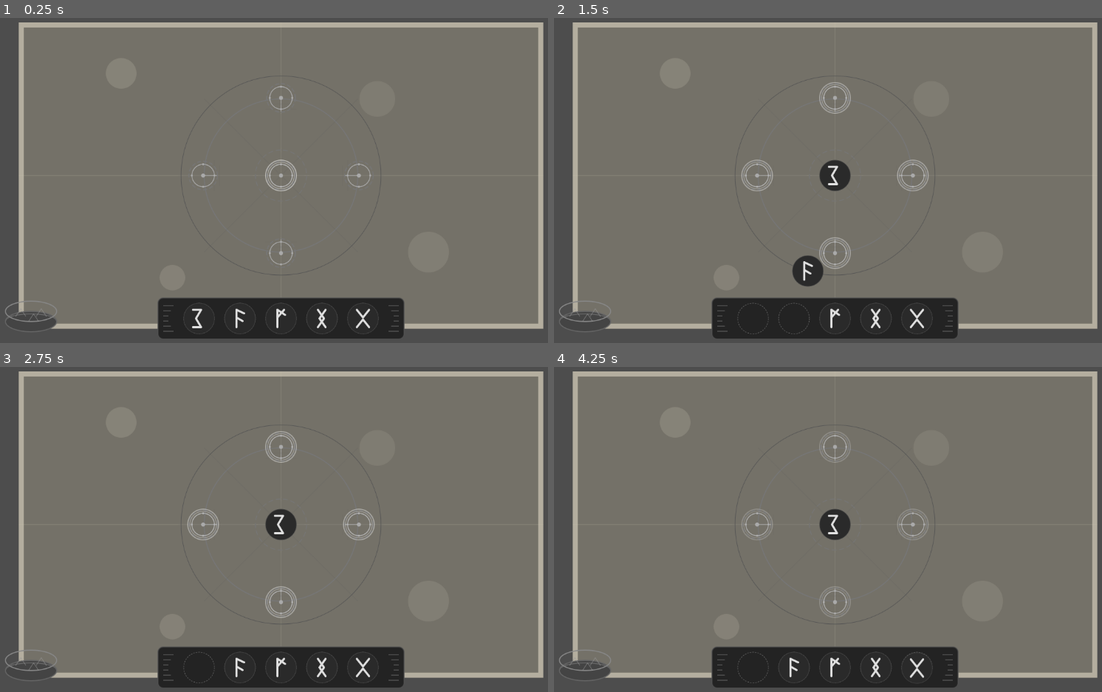
Above: before the commit, frames 1-4 (two rows, left to right).
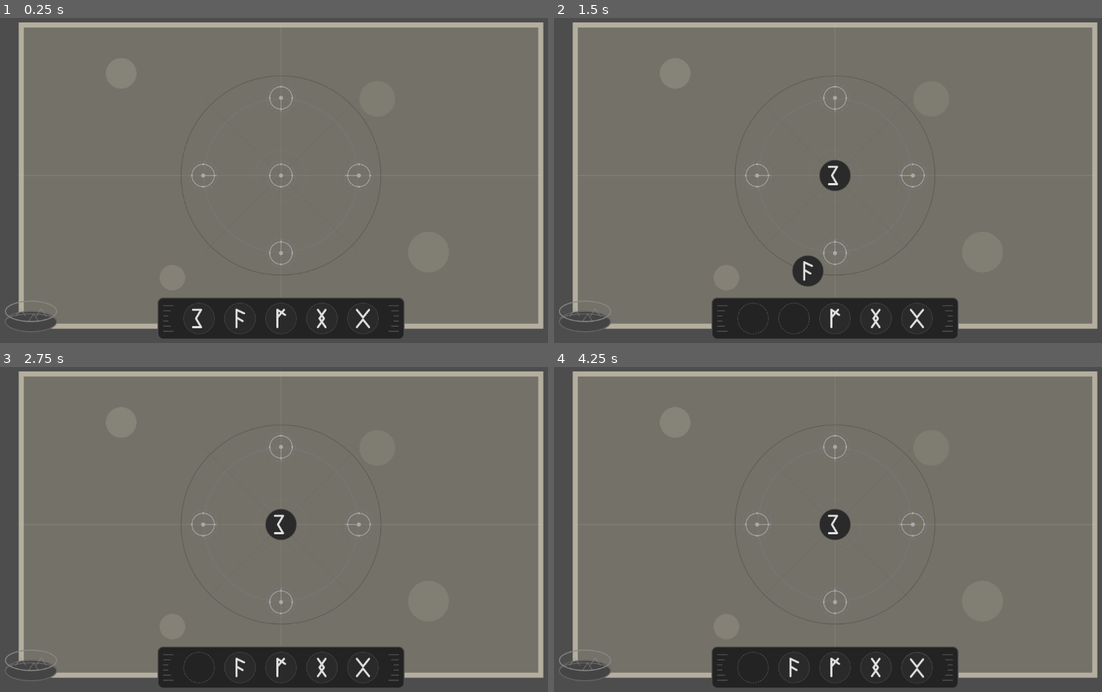
Above: after the commit, the same moments.

Repository: Triysle/wyrdweaver
Game: Godot game, scene res://scenes/first_page.tscn
The game is run twice, just before and just after one commit, with the same random seed, the same clock (stepped at 60 frames per second) and the same inputs.
Inputs (mouse positions are in pixels of both pictures, inside the frame that each line leads up to):
- Up to frame 1 (0.25 s): no input
- Up to frame 2 (1.5 s): tap Enter at 0.5 s; drag from (751, 317) to (833, 174) at 0.52 s; drag from (795, 317) to (833, 174) at 1.27 s
- Up to frame 3 (2.75 s): move the mouse to (279, 666) at 2.02 s; click (279, 666) at 2.17 s
- Up to frame 4 (4.25 s): tap R (reset_game) at 2.75 s; drag from (877, 666) to (833, 448) at 2.77 s; drag from (915, 666) to (910, 523) at 3.52 s

The runs differ from the first frame. In frame 1, 0.1% of the frame differs, in the area x 48-55%, y 43-54%; in frame 2, 0.4%; in frame 3, 0.4%, in the area x 34-69%, y 19-78%; in frame 4, 0.1%.

Commit message:
0.0.3
tutorial removed (for now)

Diff:
--- a/scenes/first_page.tscn
+++ b/scenes/first_page.tscn
@@ -249,9 +249,9 @@
 texture = ExtResource("18_46kgv")
 
 [node name="ResourceParticles" type="CPUParticles2D" parent="ResourceContainer"]
-position = Vector2(0, -136)
+position = Vector2(0, -40)
 emitting = false
-lifetime = 0.55
+lifetime = 0.3
 emission_shape = 1
 emission_sphere_radius = 25.0
 direction = Vector2(-1, 0)
--- a/scripts/FirstPage.gd
+++ b/scripts/FirstPage.gd
@@ -6,17 +6,9 @@
 @onready var rune_tray = $RuneTray
 @onready var resource_container = $ResourceContainer
 
-# Tutorial elements
-@onready var tutorial_hand = $TutorialElements/TutorialHand
-var tutorial_active = true
-
 func _ready():
 	# Connect signals
 	_connect_signals()
-
-	# Start the tutorial if enabled
-	if tutorial_active:
-		start_tutorial()
 
 # Connect all necessary signals
 func _connect_signals():
@@ -36,35 +28,6 @@
 	else:
 		print("ERROR: RuneTray or RuneContainer not found!")
 
-# Start the tutorial sequence
-func start_tutorial():
-	# Check if the tutorial hand exists
-	if not tutorial_hand:
-		print("ERROR: TutorialHand not found!")
-		tutorial_active = false
-		return
-
-	# Check if the nodes we need for the tutorial exist
-	if not rune_tray or not rune_tray.has_node("RuneContainer/RuneSowilo") or not runic_circle or not runic_circle.has_node("CentralNode"):
-		print("ERROR: Required nodes for tutorial not found!")
-		tutorial_active = false
-		return
-
-	# Show the tutorial hand pointing to the central rune
-	show_tutorial_hand(rune_tray.get_node("RuneContainer/RuneSowilo").global_position)
-
-	# Create a moving animation to the central node
-	var tween = create_tween()
-	tween.tween_property(tutorial_hand, "position",
-		runic_circle.get_node("CentralNode").global_position - global_position, 2.0)
-	tween.tween_callback(func(): tutorial_hand.visible = false)
-
-# Show the tutorial hand at a specific position
-func show_tutorial_hand(target_position):
-	if tutorial_hand:
-		tutorial_hand.visible = true
-		tutorial_hand.global_position = target_position
-
 # Handle resource generation from the circle
 func _on_resource_generated(amount):
 	if resource_container:
@@ -74,25 +37,17 @@
 
 # Handle circle activation
 func _on_circle_activated():
-	print("Circle activated! Trying to start resource container particles...")
 	if resource_container:
 		resource_container.start_particles()
-		print("Resource container particles started!")
 	else:
 		print("ERROR: ResourceContainer not found when activating circle!")
 
-	# End tutorial mode
-	tutorial_active = false
-	if tutorial_hand:
-		tutorial_hand.visible = false
-
 # Handle rune drag started
-func _on_rune_drag_started(rune):
-	# If tutorial is active, hide the hand when any rune is dragged
-	if tutorial_active and tutorial_hand:
-		tutorial_hand.visible = false
+func _on_rune_drag_started(_rune):
+	# Reserved for future implementation
+	pass
 
 # Handle rune drag ended
-func _on_rune_drag_ended(rune):
-	# Nothing special to do here for now
+func _on_rune_drag_ended(_rune):
+	# Reserved for future implementation
 	pass
--- a/scripts/GameSettings.gd
+++ b/scripts/GameSettings.gd
@@ -2,7 +2,6 @@
 
 # Settings that apply to the entire game
 var debug_mode: bool = false
-var tutorial_enabled: bool = true
 var sound_enabled: bool = false  # Since our game design doesn't use audio
 
 # Resources
--- a/scripts/RuneNode.gd
+++ b/scripts/RuneNode.gd
@@ -73,20 +73,3 @@
 	# Tell the placed rune to activate as well
 	if placed_rune:
 		placed_rune.activate()
-
-# Start highlighting this node (for tutorial purposes)
-func start_highlight():
-	$NodeHighlight.visible = true
-	# Create a simple pulsing animation
-	var tween = create_tween().set_loops()
-	tween.tween_property($NodeHighlight, "modulate:a", 0.2, 1.0)
-	tween.tween_property($NodeHighlight, "modulate:a", 0.8, 1.0)
-
-# Stop highlighting this node
-func stop_highlight():
-	$NodeHighlight.visible = false
-	# Stop any active tweens
-	var tweens = get_tree().get_nodes_in_group("tweens")
-	for tween in tweens:
-		if tween.is_valid() and tween.is_running():
-			tween.kill()
--- a/scripts/RunicCircle.gd
+++ b/scripts/RunicCircle.gd
@@ -27,9 +27,6 @@
 	for line in connection_lines.get_children():
 		line.visible = false
 
-	# Start with the central node highlighted for tutorial
-	central_node.start_highlight()
-
 # Connect signals from all rune nodes
 func _connect_node_signals():
 	# Connect central node
@@ -51,10 +48,6 @@
 	# Add to activated nodes list if not already there
 	if not activated_nodes.has(node_position):
 		activated_nodes.append(node_position)
-
-	# If center node was just activated, highlight the cardinal nodes
-	if node_position == "center" and activated_nodes.size() == 1:
-		_highlight_cardinal_nodes()
 
 	# Update connections
 	_update_connections()
@@ -79,16 +72,6 @@
 					line.visible = true
 					connection_lines_visible.append(cardinal_pos)
 
-# Highlight the cardinal nodes after center is activated
-func _highlight_cardinal_nodes():
-	# Stop highlighting the central node
-	central_node.stop_highlight()
-
-	# Start highlighting all cardinal nodes
-	for node in cardinal_nodes.get_children():
-		if node is RuneNode:
-			node.start_highlight()
-
 # Check if the pattern is complete and activate the circle if it is
 func _check_pattern_completion():
 	# For the first circle, we consider it complete when all 5 nodes are filled
@@ -101,11 +84,6 @@
 		return
 
 	is_circle_activated = true
-
-	# Stop any highlights
-	for node in cardinal_nodes.get_children():
-		if node is RuneNode:
-			node.stop_highlight()
 
 	# Activate all nodes
 	central_node.activate()
